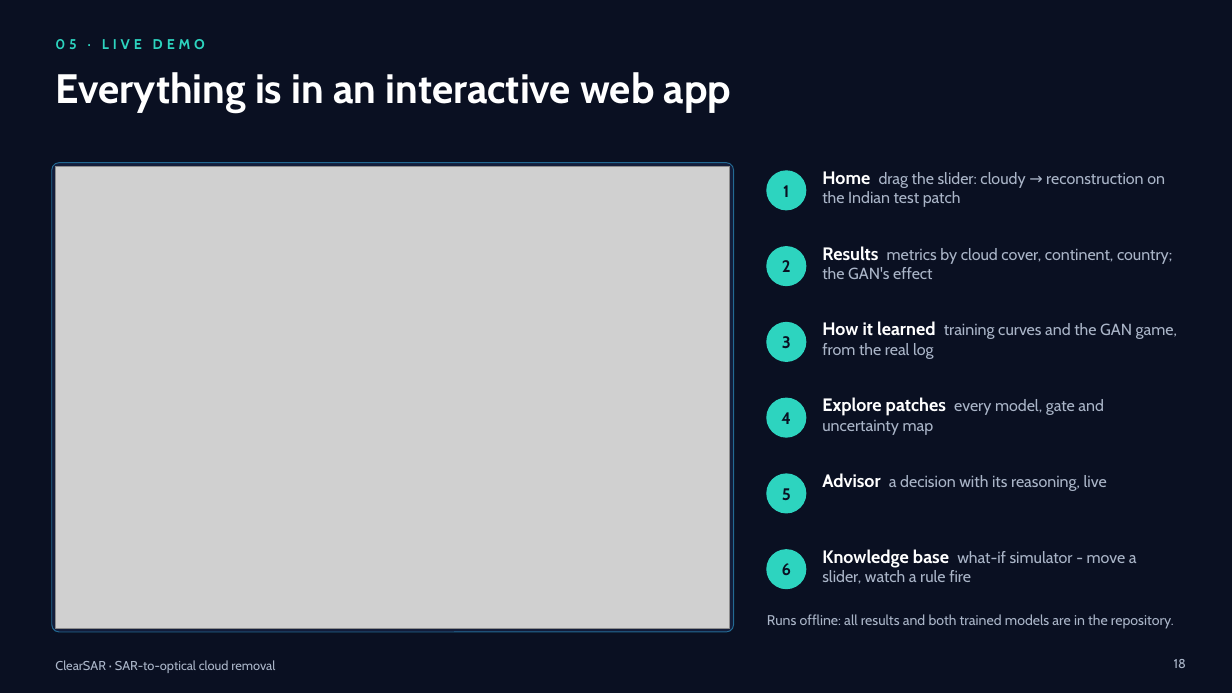
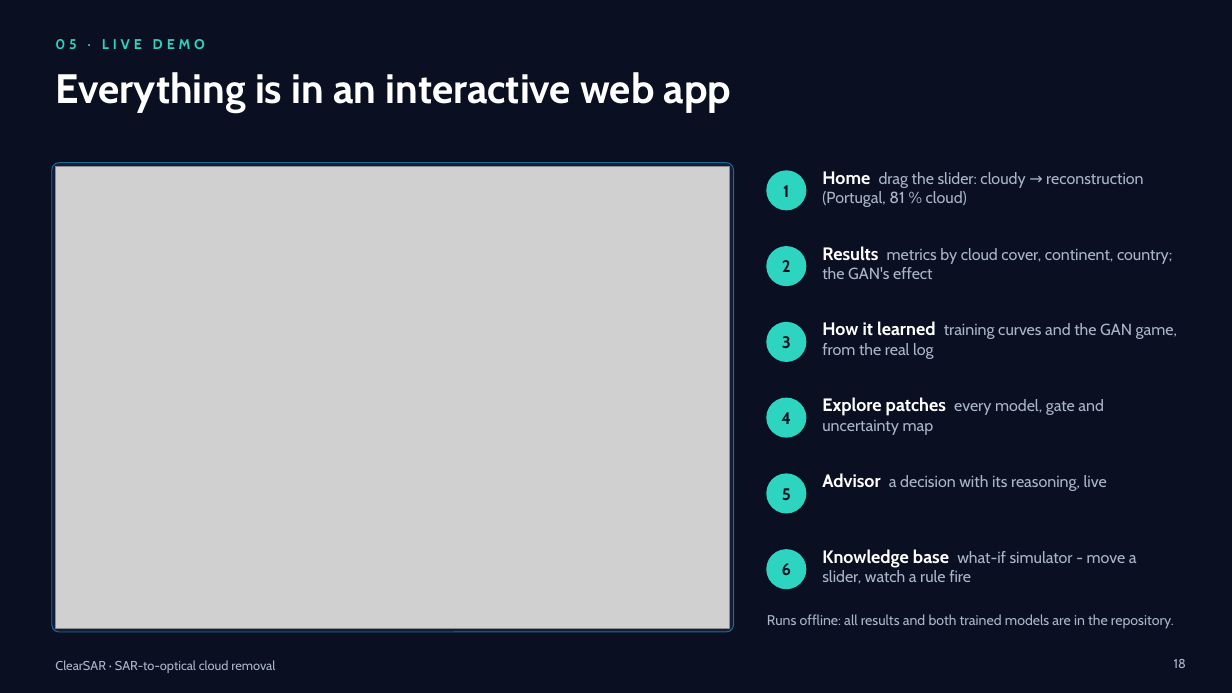
Before and after one commit to karthikeya-bhamidipati/clearsar, a slide deck: slide 18 of docs/ClearSAR_Final_Presentation.pptx. Drawn at 1232x693 pixels with LibreOffice and Linux fonts; fonts in the diff are those of the drawing; grey boxes stand for pictures; background and template pictures are left out. Boxes give left, top, right and bottom in pixels: in the first picture for what was removed or moved away, otherwise in the second. Text is boxed around its words. In the diff, an @@ line names an element or a change of style, - is before the commit and + after.

```diff
--- a/docs/ClearSAR_Final_Presentation.pptx
+++ b/docs/ClearSAR_Final_Presentation.pptx
@@ text at box(822, 171, 1143, 207): text changed @@
-Home drag the slider: cloudy → reconstruction on the Indian test patch
+Home drag the slider: cloudy → reconstruction (Portugal, 81 % cloud)
```
Also in this commit, not shown: 8 other files.
